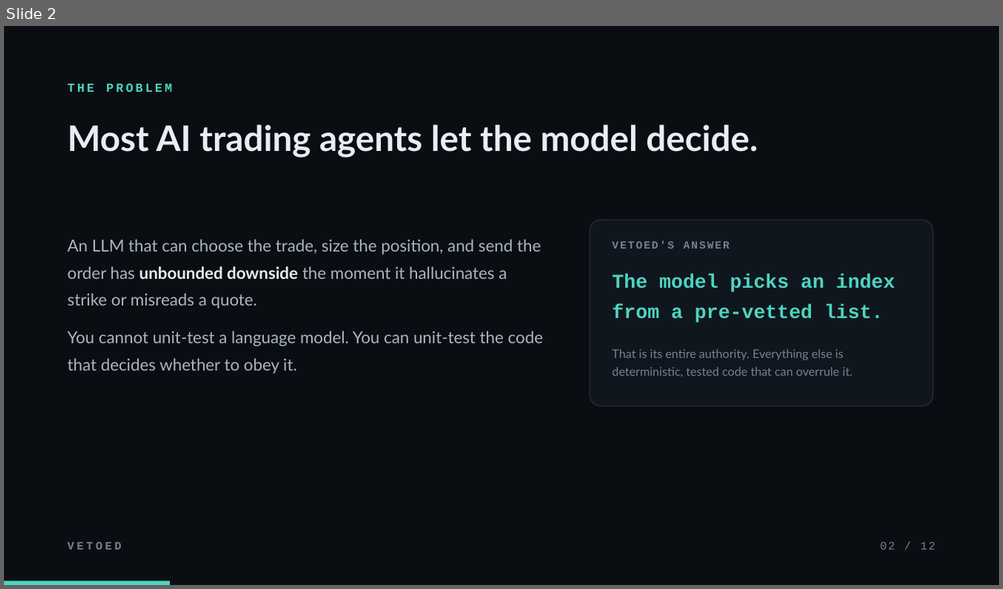
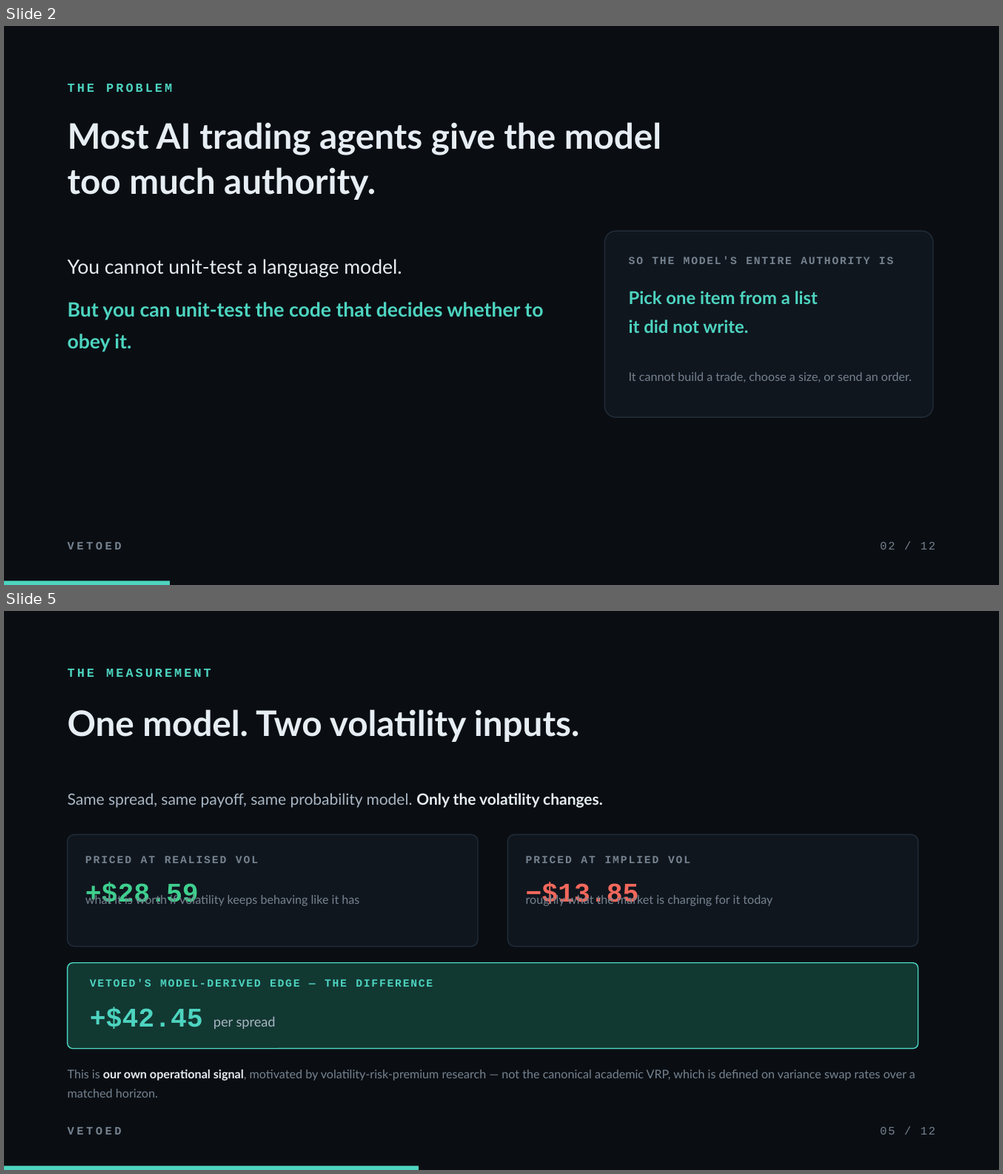
Before and after one commit to Chong1120/Vetoed, a slide deck: Vetoed-deck.pptx. Shown one above the other, each under a label of ours: slide 2 before the commit, slides 2 and 5 after it; the slides between them are not shown. The pictures are 1003x589 and 1003x1174 pixels, drawn with LibreOffice and Linux fonts; fonts in the diff are those of the drawing. Boxes give left, top, right and bottom in pixels: in the first picture for what was removed or moved away, otherwise in the second. Text is boxed around its words. In the diff, an @@ line names an element or a change of style, - is before the commit and + after.

```diff
--- a/Vetoed-deck.pptx
+++ b/Vetoed-deck.pptx
@@ slide 5 added at <box>4,611,999,1170</box>, background #0A0E13 @@
@@ text added at <box>68,669,211,677</box>, 12 pt, text #4DD4C0, bold @@
+THE MEASUREMENT
@@ text added at <box>68,709,580,742</box>, 34 pt, text #E6EDF3, bold @@
+One model. Two volatility inputs.
@@ text added at <box>68,793,603,808</box>, 15 pt, text #A9B6C3 @@
+Same spread, same payoff, same probability model. Only the volatility changes.
@@ rounded rectangle added at <box>68,834,478,947</box>, fill #10161E, outline #212C38 1 pt @@
@@ rounded rectangle added at <box>508,834,918,947</box>, fill #10161E, outline #212C38 1 pt @@
@@ text added at <box>85,856,258,863</box>, 10.5 pt, text #75828F, bold @@
+PRICED AT REALISED VOL
@@ text added at <box>526,856,690,863</box>, 10.5 pt, text #75828F, bold @@
+PRICED AT IMPLIED VOL
@@ text added at <box>85,883,199,904</box>, 26 pt, text #3ECF8E, bold @@
++$28.59
@@ text added at <box>85,894,359,906</box>, 11.5 pt, text #75828F @@
+what it is worth if volatility keeps behaving like it has
@@ text added at <box>526,883,639,906</box>, 26 pt, text #F2685C, bold @@
+−$13.85
@@ text added at <box>526,894,772,906</box>, 11.5 pt, text #75828F @@
+roughly what the market is charging for it today
@@ rounded rectangle added at <box>68,963,918,1049</box>, fill #123832, outline #4DD4C0 1 pt @@
@@ text added at <box>90,979,432,987</box>, 10.5 pt, text #4DD4C0, bold @@
+VETOED'S MODEL-DERIVED EDGE — THE DIFFERENCE
@@ text added at <box>90,1008,276,1029</box>, 13 pt, text #A9B6C3 @@
++$42.45 per spread
@@ text added at <box>68,1070,915,1098</box>, 11.5 pt, text #75828F @@
+This is our own operational signal, motivated by volatility-risk-premium research — not the canonical academic VRP, which is defined on variance swap rates over a matched horizon.
@@ text added at <box>68,1128,122,1135</box>, 11 pt, text #75828F, bold @@
+VETOED
@@ text added at <box>879,1128,935,1135</box>, 11 pt, text #75828F @@
+05 / 12
@@ rectangle added at <box>4,1167,419,1170</box>, fill #4DD4C0 @@
@@ slide 2 changed as well @@
@@ text at <box>68,122,661,200</box>: text changed @@
-Most AI trading agents let the model decide.
+Most AI trading agents give the model
+too much authority.
@@ rounded rectangle: place and size @@
-rounded rectangle at <box>589,220,933,406</box>
+rounded rectangle at <box>605,231,933,417</box>
@@ text at <box>68,259,543,352</box>: text changed; size 16 to 19 pt; text colour #A9B6C3 to #4DD4C0; bold on @@
-An LLM that can choose the trade, size the position, and send the order has unbounded downside the moment it hallucinates a strike or misreads a quote.
-You cannot unit-test a language model. You can unit-test the code that decides whether to obey it.
+You cannot unit-test a language model.
+But you can unit-test the code that decides whether to obey it.
@@ text at <box>629,256,893,264</box>: text changed @@
-VETOED'S ANSWER
+SO THE MODEL'S ENTIRE AUTHORITY IS
@@ text at <box>629,291,817,333</box>: text changed; size 19 to 17 pt; font Courier New to Lato @@
-The model picks an index
-from a pre-vetted list.
+Pick one item from a list
+it did not write.
@@ text at <box>629,372,911,383</box>: text changed @@
-That is its entire authority. Everything else is deterministic, tested code that can overrule it.
+It cannot build a trade, choose a size, or send an order.
```
Also in this commit, not shown: 4 other slides changed, 6 other slides added, 7 slides removed, 5 other files.
